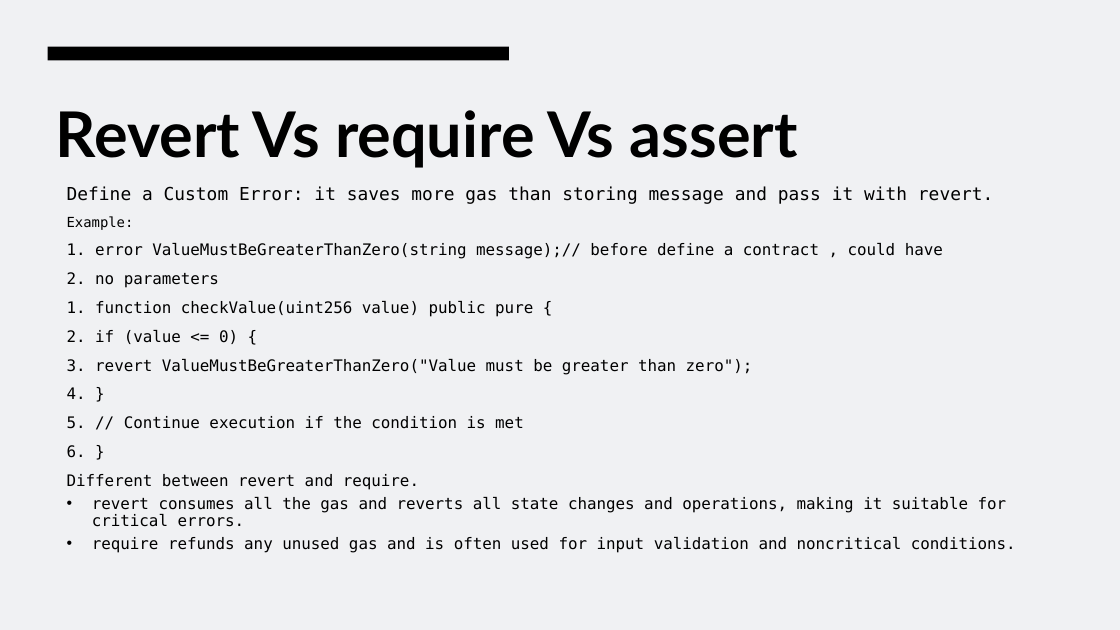
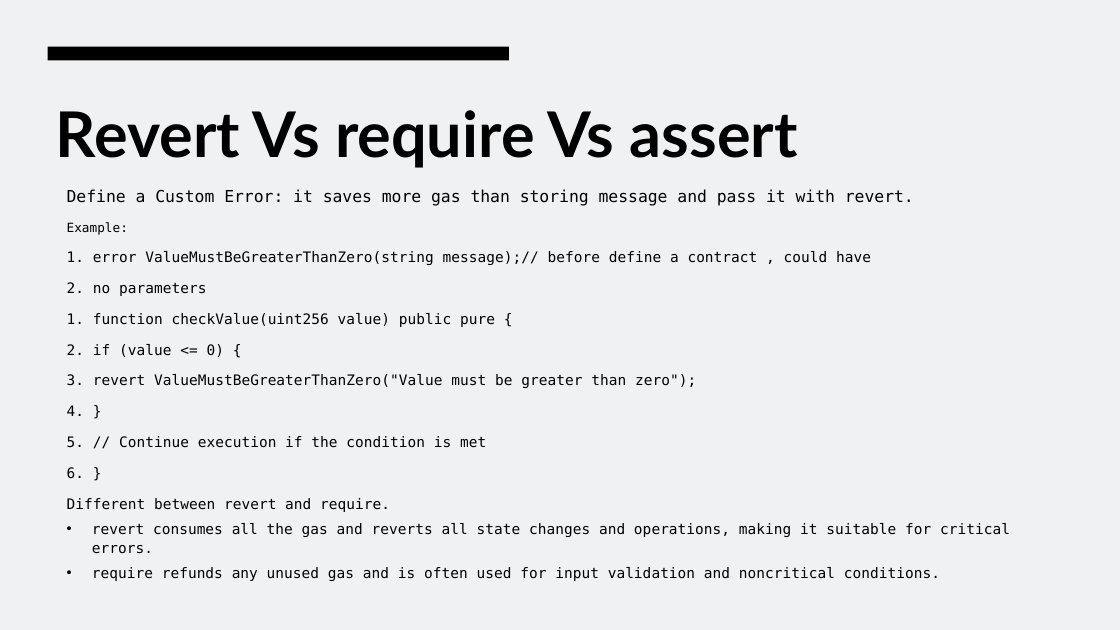
Before and after one commit to EngAbdalrhman/Material, a slide deck: slide 39 of Blockchain Lec 2.pptx. Drawn at 1120x630 pixels with LibreOffice and Linux fonts; fonts in the diff are those of the drawing. Boxes give left, top, right and bottom in pixels: in the first picture for what was removed or moved away, otherwise in the second. Text is boxed around its words. In the diff, an @@ line names an element or a change of style, - is before the commit and + after.

```diff
--- a/Blockchain Lec 2.pptx
+++ b/Blockchain Lec 2.pptx
@@ text "Define a Custom Error: it ..." at [67,189,1010,581]: size 15.3 to 14 pt in "Define a Custom Error: it saves more ..."; size 11.9 to 10.9 pt in "Example:"; size 13.6 to 12.5 pt in "1. error ValueMustBeGreaterThanZero(string message);// befor ...", "2. no parameters", "1. function checkValue(uint256 value) public pure {", "2. if (value <= 0) {" and 7 more places; line spacing 0.9 to 1.1 @@
```
Also in this commit, not shown: 47 other slides changed, 1 other file.
